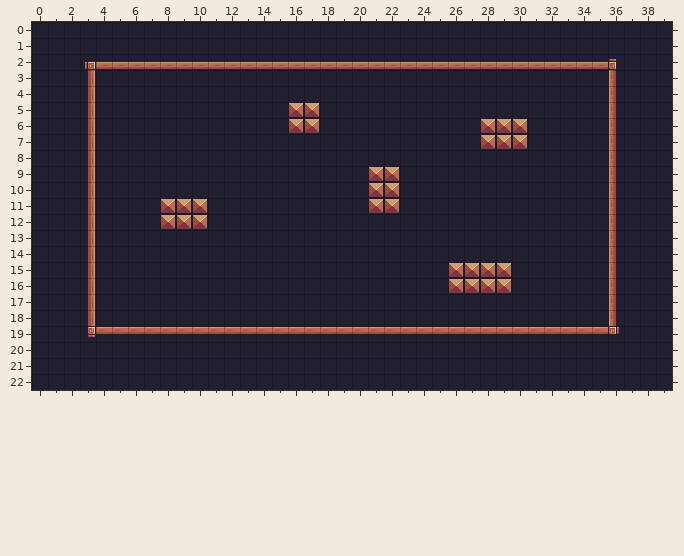
Tiled map -- assets/tiles/level-02.tmx. This is how it looked before the edit.
Cells are 16x16 px. Shown: x 0..39, y 0..22.
The same view after the edit:
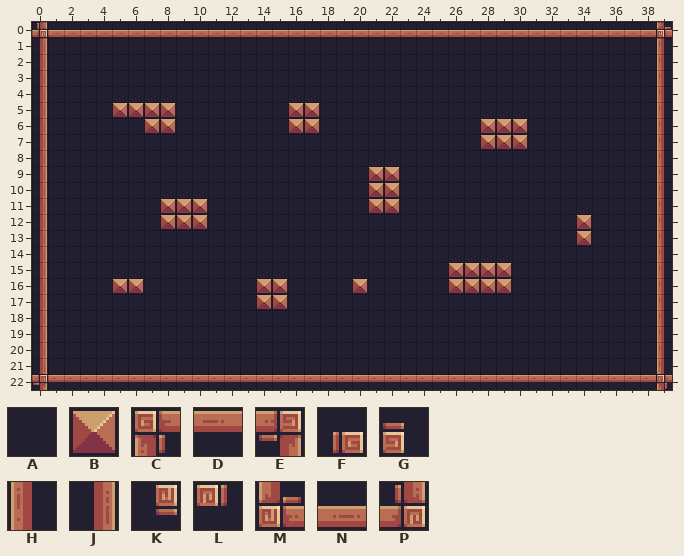
Key: from "robotron": A 23, B 34, C 88, D 89, E 90, F 91, G 92, H 110, J 112, K 113, L 114, M 132, N 133, P 134.
_ is an empty cell, . an unchanged one.
Edits made:
--- layer "background"
@@ x 0..39 @@
- 0 AAAAAAAAAAAAAAAAAAAAAAAAAAAAAAAAAAAAAAAA
- 1 A......................................A
- 2 A..FNNNNNNNNNNNNNNNNNNNNNNNNNNNNNNNNG..A
- 3 A..J................................H..A
- 4 A..J................................H..A
- 5 A..J.AAAA...........................H..A
- 6 A..J...AA...........................H..A
- 7 A..J................................H..A
- 8 A..J................................H..A
- 9 A..J................................H..A
-10 A..J................................H..A
-11 A..J................................H..A
-12 A..J..............................A.H..A
-13 A..J..............................A.H..A
-14 A..J................................H..A
-15 A..J................................H..A
-16 A..J.AA.......AA....A...............H..A
-17 A..J..........AA....................H..A
-18 A..J................................H..A
-19 A..KDDDDDDDDDDDDDDDDDDDDDDDDDDDDDDDDL..A
-20 A......................................A
-21 A......................................A
-22 AAAAAAAAAAAAAAAAAAAAAAAAAAAAAAAAAAAAAAAA
+ 0 PNNNNNNNNNNNNNNNNNNNNNNNNNNNNNNNNNNNNNNM
+ 1 J......................................H
+ 2 J..AAAAAAAAAAAAAAAAAAAAAAAAAAAAAAAAAA..H
+ 3 J..A................................A..H
+ 4 J..A................................A..H
+ 5 J..A.BBBB...........................A..H
+ 6 J..A...BB...........................A..H
+ 7 J..A................................A..H
+ 8 J..A................................A..H
+ 9 J..A................................A..H
+10 J..A................................A..H
+11 J..A................................A..H
+12 J..A..............................B.A..H
+13 J..A..............................B.A..H
+14 J..A................................A..H
+15 J..A................................A..H
+16 J..A.BB.......BB....B...............A..H
+17 J..A..........BB....................A..H
+18 J..A................................A..H
+19 J..AAAAAAAAAAAAAAAAAAAAAAAAAAAAAAAAAA..H
+20 J......................................H
+21 J......................................H
+22 EDDDDDDDDDDDDDDDDDDDDDDDDDDDDDDDDDDDDDDC
Changed places in both pictures, as pixel boxes (x1, y1, x2, y2):
changed: (32, 22, 672, 390)
